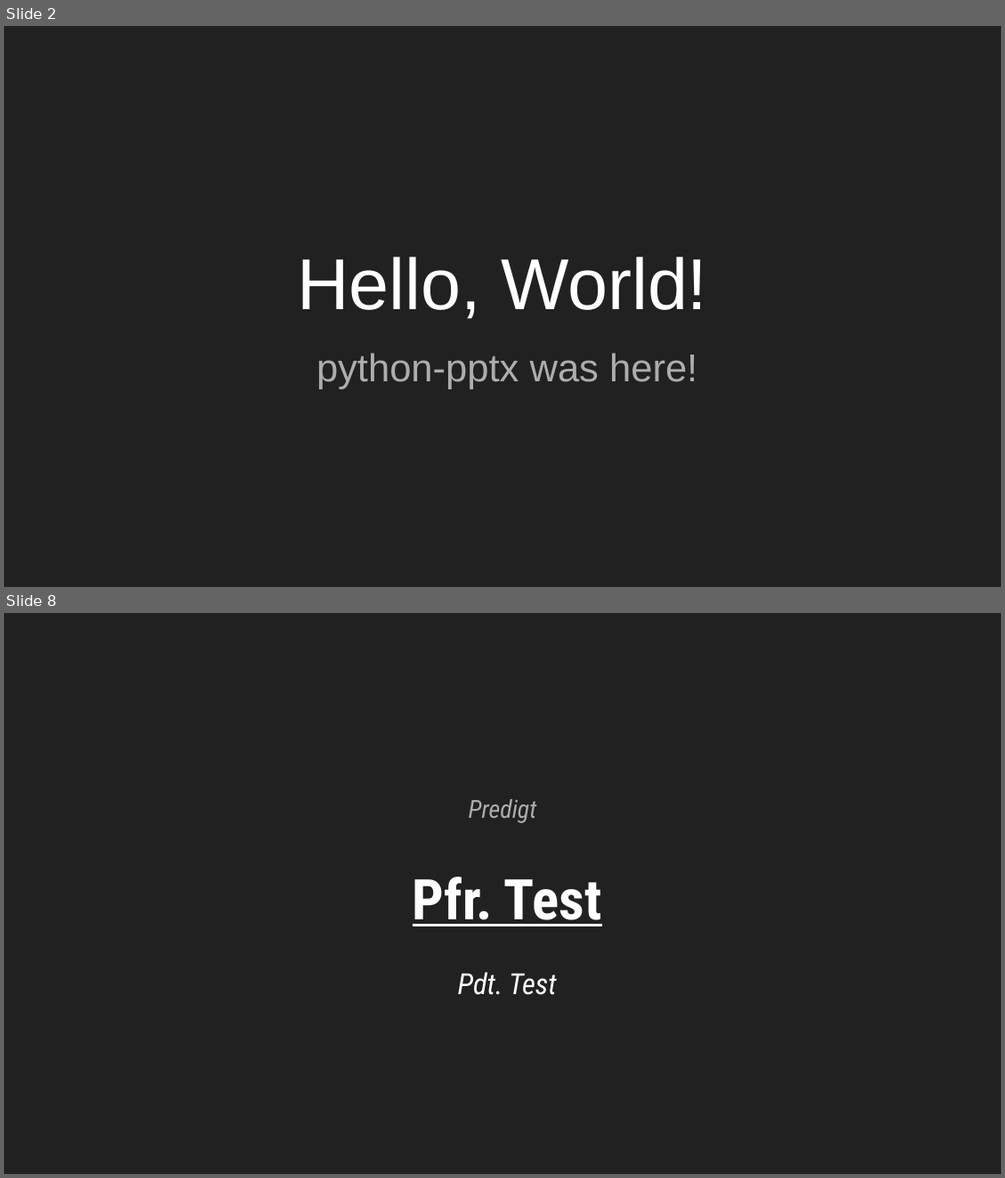
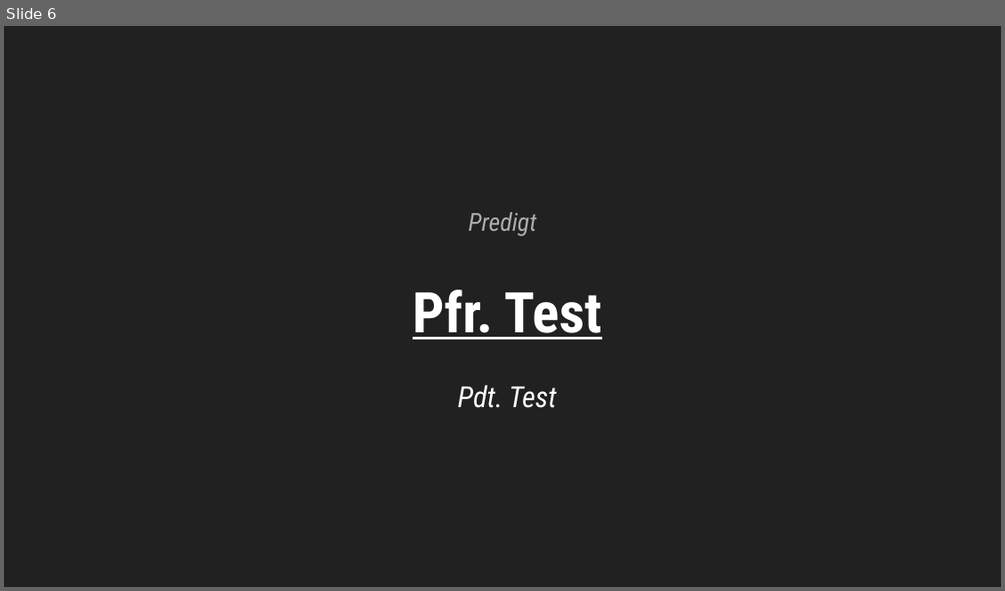
Before and after one commit to stepkurniawan/grii_hamburg_slidemaker, a slide deck: test.pptx. Shown one above the other, each under a label of ours: slides 2 and 8 before the commit, slide 6 after it; the slides between them are not shown. The pictures are 1005x1178 and 1005x591 pixels, drawn with LibreOffice and Linux fonts; fonts in the diff are those of the drawing. Boxes give left, top, right and bottom in pixels: in the first picture for what was removed or moved away, otherwise in the second. Text is boxed around its words. In the diff, an @@ line names an element or a change of style, - is before the commit and + after.

```diff
--- a/test.pptx
+++ b/test.pptx
@@ slide 2 removed at (4, 26, 1001, 587), background #212121 @@
@@ title removed at (297, 257, 707, 319) @@
-Hello, World!
@@ subtitle removed at (316, 353, 697, 389) @@
-python-pptx was here!
@@ what was slide 8 is now slide 6 @@
```
Also in this commit, not shown: 2 other slides removed, 56 other files.
